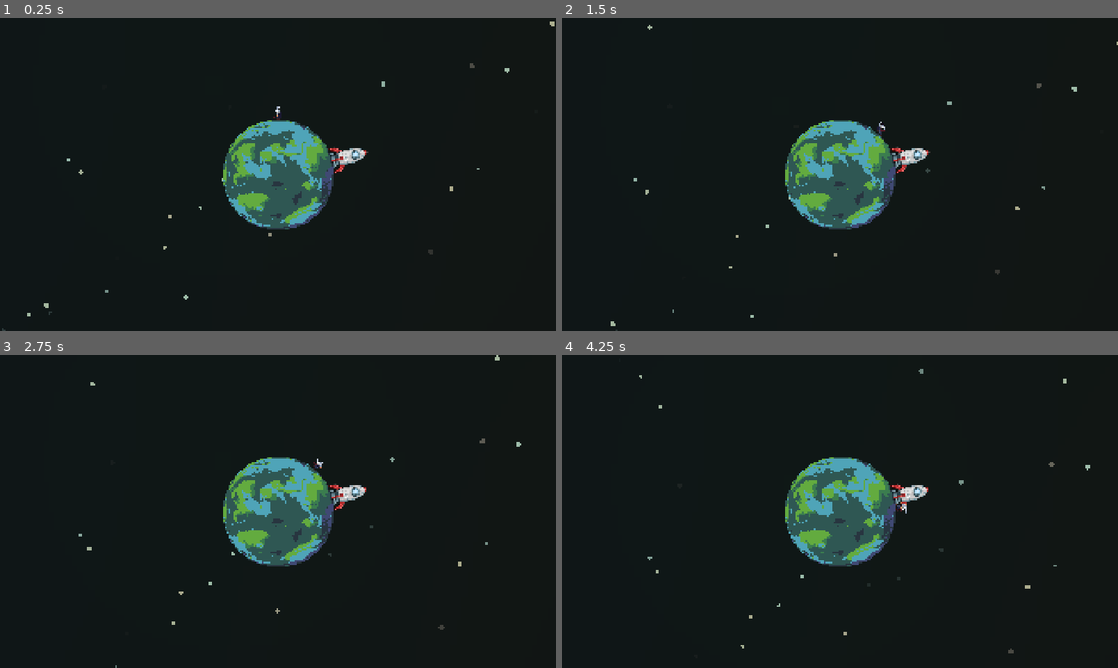
Above: before the commit, frames 1-4 (two rows, left to right).
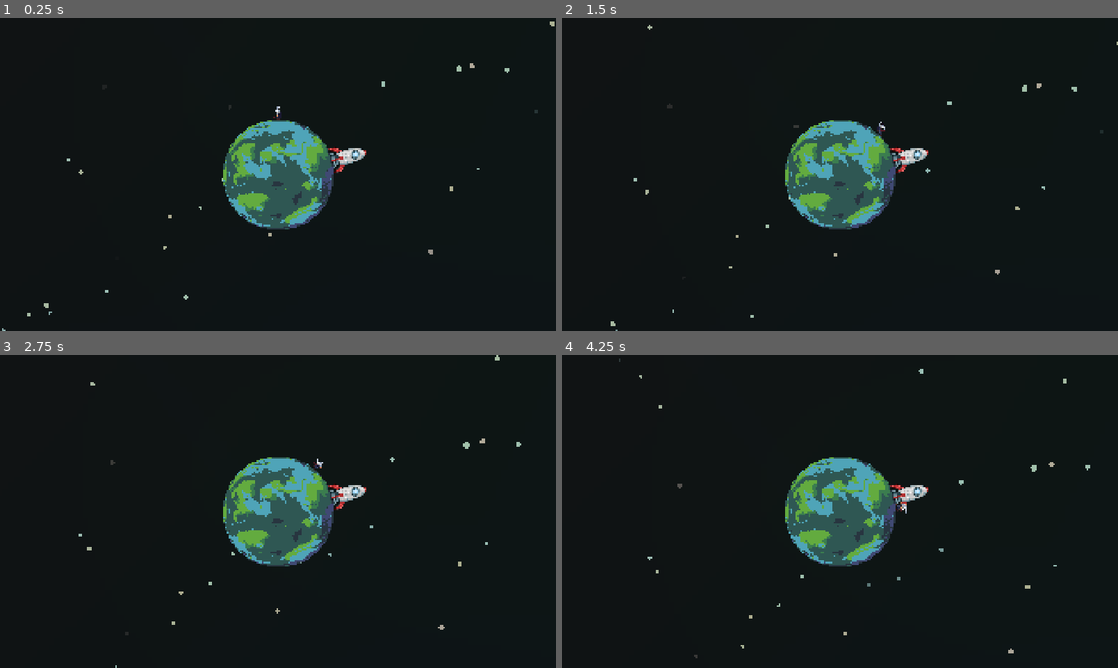
Above: after the commit, the same moments.

Repository: ChetterKRSK/SpaceSpeedrunner
Game: Godot game, scene res://gameScene.tscn
Same seed, same stepped clock (60 frames per second), same inputs: the game is played once before the commit and once after it.
Inputs (mouse positions are in pixels of both pictures, inside the frame that each line leads up to):
- Up to frame 1 (0.25 s): no input
- Up to frame 2 (1.5 s): tap Enter at 0.5 s; hold D (Move_Right) 0.53-1.28 s; tap E (Interact) at 0.6 s; move the mouse to (728, 190) at 1.27 s; hold Left (Move_Left) from 1.28 s (still down); click (728, 190) at 1.35 s
- Up to frame 3 (2.75 s): move the mouse to (333, 442) at 2.02 s; release Left (Move_Left) at 2.03 s; hold D (Move_Right) from 2.03 s (still down); tap E (Interact) at 2.1 s
- Up to frame 4 (4.25 s): move the mouse to (812, 574) at 2.77 s; click (812, 574) at 2.85 s; move the mouse to (1006, 558) at 3.52 s; release D (Move_Right) at 3.53 s; hold Left (Move_Left) from 3.53 s (still down); tap E (Interact) at 3.6 s

The runs differ from the first frame. In frame 1, 0.1% of the frame differs, in the area x 0-97%, y 14-100%; in frame 2, 0.1%; in frame 3, 0.1%; in frame 4, 0.2%, in the area x 10-89%, y 1-97%.

Commit message:
Фикс улетающей ракеты.

Diff:
--- a/gameScene.tscn
+++ b/gameScene.tscn
@@ -18,7 +18,7 @@
 [ext_resource type="Theme" uid="uid://du7np0egwtb80" path="res://styles/planetInfoWindow.tres" id="16_0q2ys"]
 
 [sub_resource type="Curve" id="Curve_gh3f3"]
-_data = [Vector2(0.00132275, 0.0152687), 0.0, 0.0, 0, 0, Vector2(0.247354, 1), 4.00246, 0.0, 0, 0, Vector2(0.747354, 1), -3.46624e-07, -3.97895, 0, 1, Vector2(0.998677, 0), 0.0, 0.0, 0, 0]
+_data = [Vector2(0.00132275, 0.0152687), 0.0, 0.0, 0, 0, Vector2(0.101852, 1), 4.00246, 0.0, 0, 0, Vector2(0.895503, 1), -3.46624e-07, -9.69233, 0, 1, Vector2(0.998677, 0), 0.0, 0.0, 0, 0]
 point_count = 4
 
 [sub_resource type="CurveTexture" id="CurveTexture_h52ud"]
@@ -48,8 +48,24 @@
 color_ramp = SubResource("GradientTexture1D_h52ud")
 alpha_curve = SubResource("CurveTexture_h52ud")
 
+[sub_resource type="ParticleProcessMaterial" id="ParticleProcessMaterial_0q2ys"]
+particle_flag_align_y = true
+particle_flag_disable_z = true
+emission_shape = 3
+emission_box_extents = Vector3(100, 100, 1)
+angle_min = -360.0
+angle_max = 360.0
+direction = Vector3(1, 1, 0)
+spread = 180.0
+initial_velocity_max = 0.02
+gravity = Vector3(0, 0, 0)
+scale_min = 0.1
+scale_max = 0.3
+color_ramp = SubResource("GradientTexture1D_h52ud")
+alpha_curve = SubResource("CurveTexture_h52ud")
+
 [sub_resource type="Curve" id="Curve_h52ud"]
-_data = [Vector2(0, 1), 0.0, 0.0, 0, 0, Vector2(0.252645, 1), 0.0, 0.0, 1, 0, Vector2(0.747354, 1), 0.0, 0.0, 0, 1, Vector2(1, 1), 0.0, 0.0, 0, 0]
+_data = [Vector2(0, 0), 0.0, 4.0, 0, 0, Vector2(0.104497, 1), 4.0, -0.7892, 0, 1, Vector2(0.744709, 0.494745), -0.7892, -1.93797, 1, 1, Vector2(1, 0), -1.93797, 0.0, 1, 0]
 point_count = 4
 
 [sub_resource type="CurveTexture" id="CurveTexture_usena"]
@@ -57,6 +73,7 @@
 curve = SubResource("Curve_h52ud")
 
 [sub_resource type="ParticleProcessMaterial" id="ParticleProcessMaterial_e2420"]
+lifetime_randomness = 0.75
 particle_flag_align_y = true
 particle_flag_disable_z = true
 emission_shape = 3
@@ -74,6 +91,7 @@
 alpha_curve = SubResource("CurveTexture_h52ud")
 
 [sub_resource type="ParticleProcessMaterial" id="ParticleProcessMaterial_h52ud"]
+lifetime_randomness = 0.5
 particle_flag_align_y = true
 particle_flag_disable_z = true
 emission_shape = 3
@@ -98,8 +116,8 @@
 [sub_resource type="FastNoiseLite" id="FastNoiseLite_0q2ys"]
 noise_type = 2
 seed = 1
-frequency = 0.0025
-fractal_octaves = 1
+frequency = 0.002
+fractal_octaves = 2
 
 [sub_resource type="NoiseTexture2D" id="NoiseTexture2D_gh3f3"]
 width = 1920
@@ -115,7 +133,7 @@
 noise_type = 2
 seed = 2
 frequency = 0.0025
-fractal_octaves = 1
+fractal_octaves = 2
 
 [sub_resource type="NoiseTexture2D" id="NoiseTexture2D_e2420"]
 width = 1920
@@ -130,8 +148,8 @@
 [sub_resource type="FastNoiseLite" id="FastNoiseLite_1mowf"]
 noise_type = 2
 seed = 3
-frequency = 0.0025
-fractal_octaves = 1
+frequency = 0.003
+fractal_octaves = 2
 
 [sub_resource type="NoiseTexture2D" id="NoiseTexture2D_pvdr1"]
 width = 1920
@@ -431,7 +449,7 @@
 
 [node name="MainObjectsSystem" type="Node2D" parent="."]
 
-[node name="BG" type="Node" parent="MainObjectsSystem"]
+[node name="BG" type="Node2D" parent="MainObjectsSystem"]
 
 [node name="BlackBG" type="Polygon2D" parent="MainObjectsSystem/BG"]
 z_index = -5
@@ -451,9 +469,18 @@
 randomness = 0.25
 process_material = SubResource("ParticleProcessMaterial_gh3f3")
 
+[node name="GiantStars" type="GPUParticles2D" parent="MainObjectsSystem/BG/Stars"]
+scale = Vector2(121, 68.5)
+amount = 200
+texture = ExtResource("9_ftf7w")
+lifetime = 120.0
+preprocess = 120.0
+randomness = 0.25
+process_material = SubResource("ParticleProcessMaterial_0q2ys")
+
 [node name="TwinklingStars" type="GPUParticles2D" parent="MainObjectsSystem/BG/Stars"]
 scale = Vector2(121, 68.5)
-amount = 100
+amount = 10
 texture = ExtResource("9_ftf7w")
 lifetime = 0.5
 randomness = 1.0
@@ -461,7 +488,7 @@
 
 [node name="FallingStars" type="GPUParticles2D" parent="MainObjectsSystem/BG/Stars"]
 scale = Vector2(121, 68.5)
-amount = 10
+amount = 25
 texture = ExtResource("9_ftf7w")
 lifetime = 5.0
 randomness = 1.0
@@ -516,8 +543,9 @@
 shape = SubResource("CircleShape2D_e2420")
 
 [node name="Rocket" parent="MainObjectsSystem/PlanetOrbit0/PathFollow2D/Planet" groups=["on_planet_state_objects"] instance=ExtResource("12_h52ud")]
-position = Vector2(165, -43)
-rotation = 1.34869
+position = Vector2(164, -43)
+rotation = 1.31395
+isKinematic = true
 
 [node name="Player" parent="MainObjectsSystem/PlanetOrbit0/PathFollow2D/Planet" groups=["on_planet_state_objects", "playerCharacter"] instance=ExtResource("12_b0yit")]
 position = Vector2(0, -143)
@@ -723,17 +751,16 @@
 mouse_filter = 2
 
 [node name="InfoWindow" type="Control" parent="UI"]
-visible = false
 layout_mode = 1
 anchors_preset = 8
 anchor_left = 0.5
 anchor_top = 0.5
 anchor_right = 0.5
 anchor_bottom = 0.5
-offset_left = 95.0
-offset_top = -375.0
-offset_right = 375.0
-offset_bottom = -95.0
+offset_left = -18476.0
+offset_top = -19422.0
+offset_right = -18196.0
+offset_bottom = -19142.0
 grow_horizontal = 2
 grow_vertical = 2
 pivot_offset = Vector2(0, 280)
--- a/scripts/player.gd
+++ b/scripts/player.gd
@@ -1,4 +1,6 @@
 extends CharacterBody2D
+
+@export var isKinematic: bool = false
 
 @onready var anim: AnimatedSprite2D = $AnimatedSprite2D
 
@@ -9,14 +11,17 @@
 
 
 func _ready() -> void:
-	SM = get_tree().get_root().find_child("StateMachine", true, false)
+	SM = get_node("/root/GameScene/StateMachine")
+
 	planet = get_parent()
 
 func _physics_process(delta: float) -> void:
+	if isKinematic:
+		return
 	if !is_on_wall():
 		velocity += get_gravity() * delta
 	else:
-		rotation_degrees = calc_player_rotation(get_wall_normal())
+		rotation_degrees = calc_normal_rotation(get_wall_normal())
 
 	if SM.current_state.name == SM.GAME_STATES_NAME[SM.GAME_STATES.ON_PLANET]:
 		playerMovement(delta)
@@ -39,7 +44,7 @@
 		anim.play("idle")
 		velocity = velocity.lerp(Vector2(), 0.2)
 
-func calc_player_rotation(normalVector: Vector2) -> float:
+func calc_normal_rotation(normalVector: Vector2) -> float:
 	var angle_in_radians = normalVector.angle()
 	var angle_in_degrees = rad_to_deg(angle_in_radians)
 	return angle_in_degrees + 90
--- a/scripts/rocket.gd
+++ b/scripts/rocket.gd
@@ -1,4 +1,6 @@
 extends CharacterBody2D
+
+@export var isKinematic: bool = false
 
 @onready var interactTooltip: Label = $UI/InteractTooltip
 
@@ -11,14 +13,19 @@
 func _ready() -> void:
 	GM = get_node("/root/GameScene")
 	SM = get_node("/root/GameScene/StateMachine")
+
 	planet = get_parent()
 
+func _process(delta: float) -> void:
+	adjustUI()
+
 func _physics_process(delta: float) -> void:
+	if isKinematic:
+		return
 	if !is_on_wall():
 		velocity += get_gravity() * delta
 	else:
-		rotation_degrees = calc_player_rotation(get_wall_normal())
-
+		rotation_degrees = calc_normal_rotation(get_wall_normal())
 	move_and_slide()
 
 func _input(event: InputEvent) -> void:
@@ -26,7 +33,10 @@
 		interact(event)
 
 
-func calc_player_rotation(normalVector: Vector2) -> float:
+func adjustUI():
+	interactTooltip.rotation_degrees = -rotation_degrees
+
+func calc_normal_rotation(normalVector: Vector2) -> float:
 	var angle_in_radians = normalVector.angle()
 	var angle_in_degrees = rad_to_deg(angle_in_radians)
 	return angle_in_degrees + 90
@@ -41,7 +51,6 @@
 
 func _on_interact_tooltip_area_body_entered(body: Node2D) -> void:
 	interactTooltip.visible = true
-	interactTooltip.rotation_degrees = -rotation_degrees
 	interactTooltip.text = tr("TOOLTIP_INTERACT") % InputMap.action_get_events("Interact")[0].as_text_physical_keycode()
 	availableForInteraction = true
 
Not shown: 1 places in gameScene.tscn that only renumber resources
